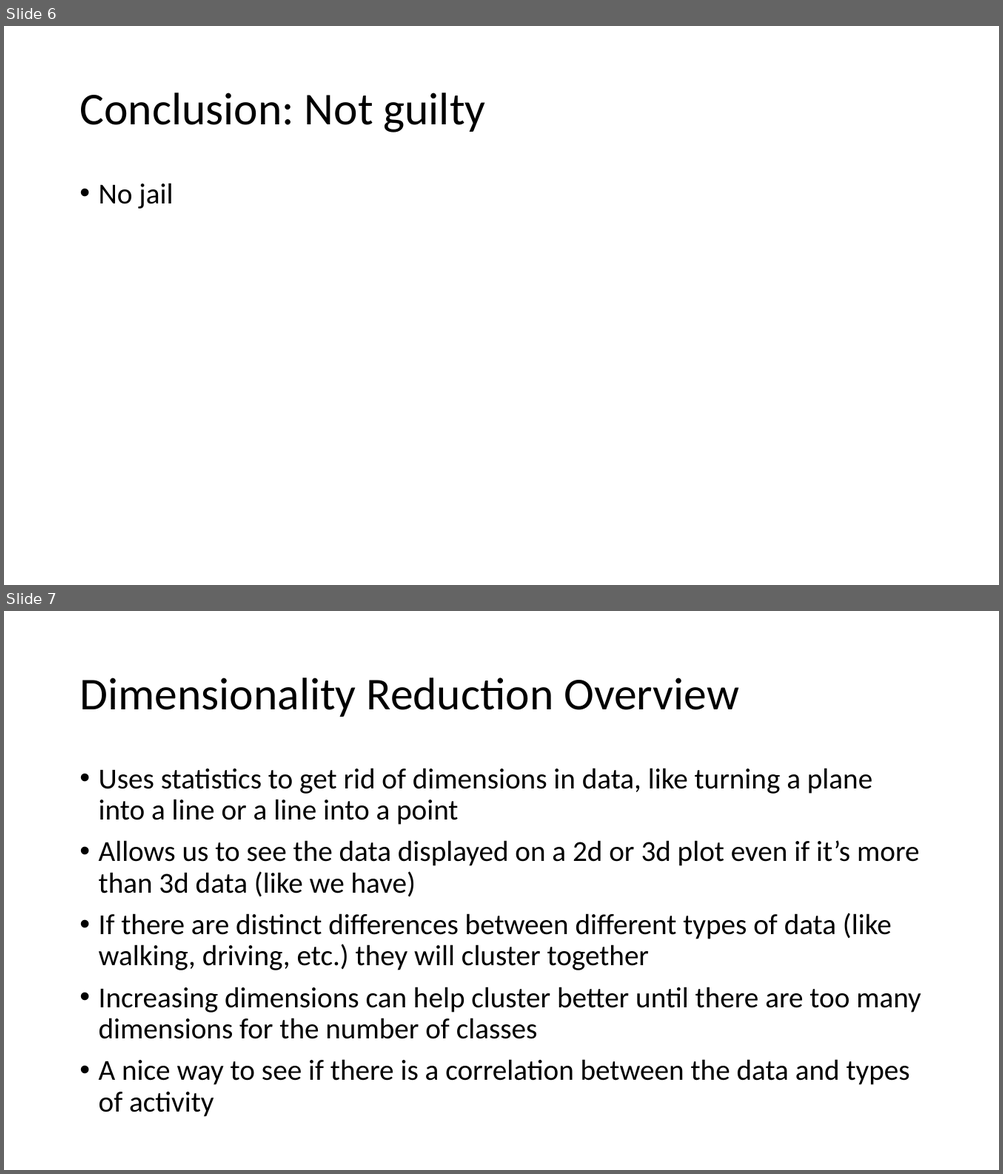
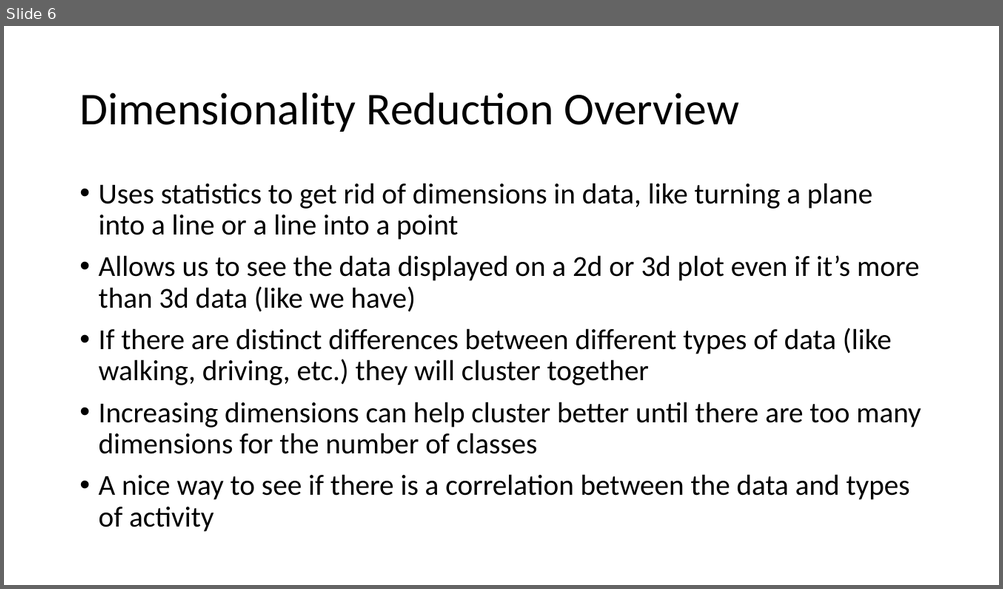
Before and after one commit to ian-mcnichols/CS_480, a slide deck: 480_HW1.pptx. Shown one above the other, each under a label of ours: slides 6 and 7 before the commit, slide 6 after it. The pictures are 1003x1174 and 1003x589 pixels, drawn with LibreOffice and Linux fonts; fonts in the diff are those of the drawing. Boxes give left, top, right and bottom in pixels: in the first picture for what was removed or moved away, otherwise in the second. Text is boxed around its words. In the diff, an @@ line names an element or a change of style, - is before the commit and + after.

```diff
--- a/480_HW1.pptx
+++ b/480_HW1.pptx
@@ slide 6 removed at (x1=4, y1=26, x2=999, y2=585), background #FFFFFF @@
@@ title removed at (x1=79, y1=93, x2=486, y2=133) @@
-Conclusion: Not guilty
@@ text removed at (x1=99, y1=183, x2=173, y2=209) @@
-• No jail
@@ what was slide 7 is now slide 6 @@
```
Also in this commit, not shown: 1 slide changed, 3 slides added.
